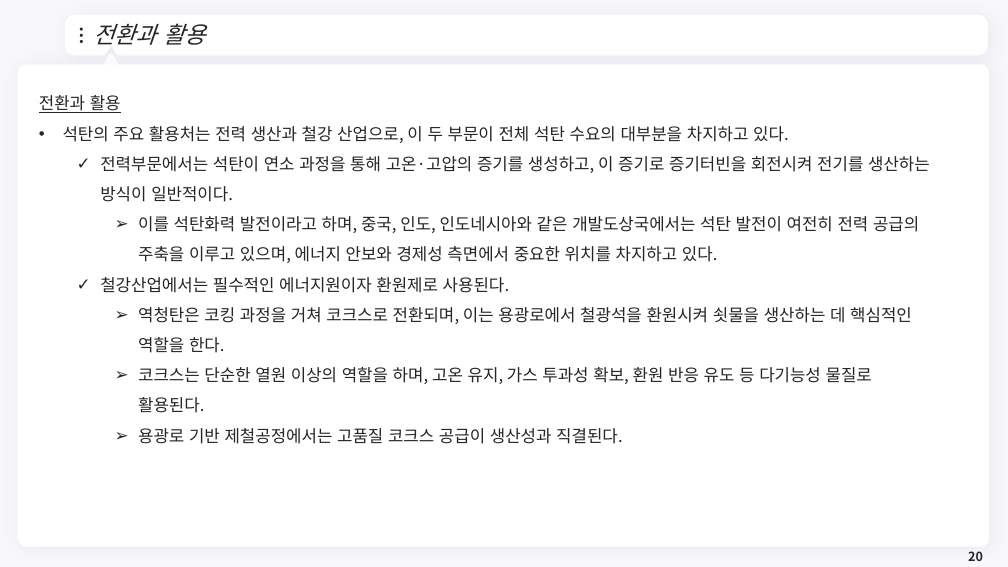
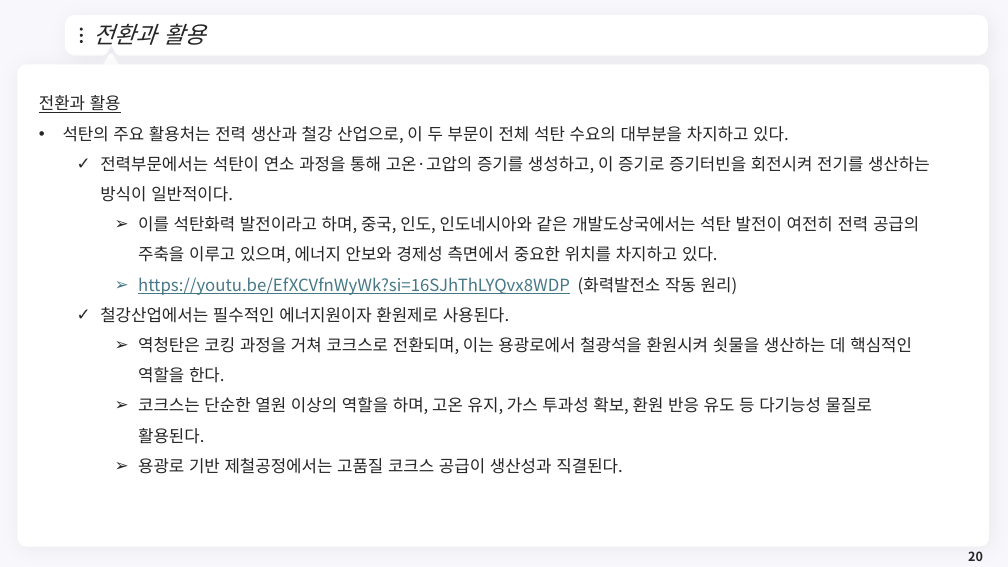
Before and after one commit to meandthey/Teaching, a slide deck: slide 20 of 에너지경제학/자원에너지경제학_Chapter_5 (석탄).pptx. Drawn at 1008x567 pixels with LibreOffice and Linux fonts; fonts in the diff are those of the drawing; background and template pictures are left out. Boxes give left, top, right and bottom in pixels: in the first picture for what was removed or moved away, otherwise in the second. Text is boxed around its words. In the diff, an @@ line names an element or a change of style, - is before the commit and + after.

```diff
--- a/에너지경제학/자원에너지경제학_Chapter_5 (석탄).pptx
+++ b/에너지경제학/자원에너지경제학_Chapter_5 (석탄).pptx
@@ text at bbox=[138, 277, 738, 295]: paragraph added @@
+    ➢ https://youtu.be/EfXCVfnWyWk?si=16SJhThLYQvx8WDP (화력발전소 작동 원리)
```
Also in this commit, not shown: 2 other slides changed, 5 slides added, 1 other file.
